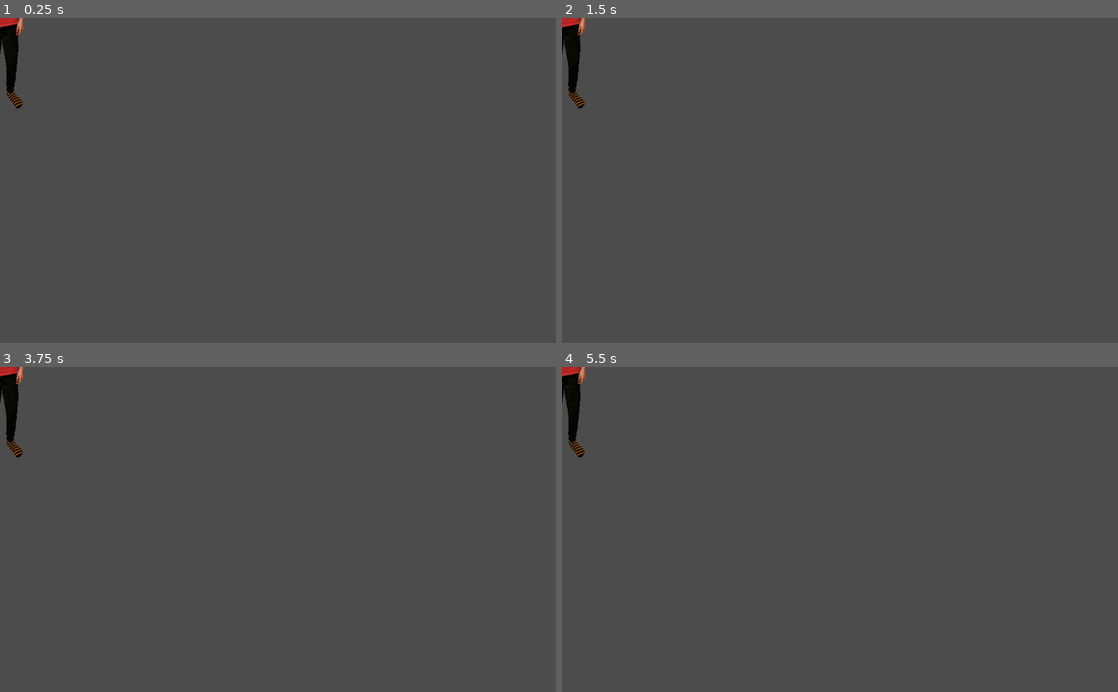
Above: before the commit, frames 1-4 (two rows, left to right).
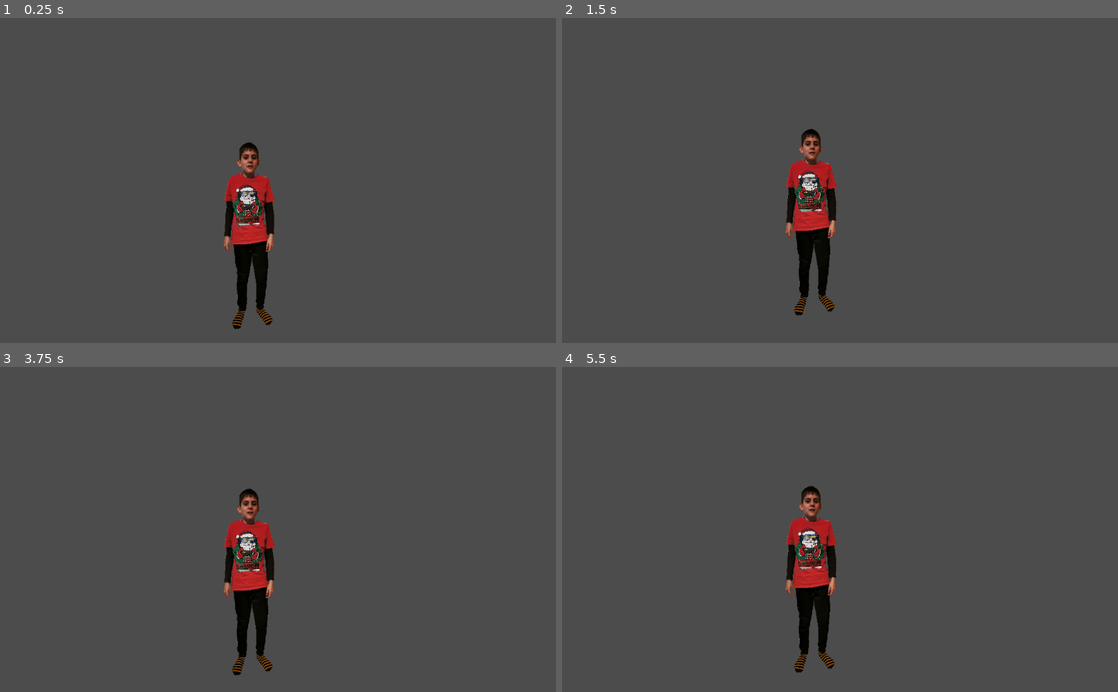
Above: after the commit, the same moments.

Repository: rolika/Deka
Game: Godot game, scene res://BeniPlayer.tscn
Two runs of this game, one before a commit and one after it. Both use one fixed random seed, a clock stepped at 60 frames per second and the inputs below. The project has no main scene, so this scene is started directly.
Inputs:
- Up to frame 1 (0.25 s): no input
- Up to frame 2 (1.5 s): tap Enter at 0.5 s; hold Right (ui_right) 0.53-1.28 s; hold Keypad 8 (ui_head) 0.53-1.28 s; hold Left (ui_left) from 1.28 s (still down); tap Keypad 8 (ui_head) at 1.35 s
- Up to frame 3 (3.75 s): tap Space at 2 s; release Left (ui_left) at 2.03 s; hold Keypad 8 (ui_head) 2.03-2.78 s; hold Right (ui_right) 2.03-3.53 s; tap Keypad 8 (ui_head) at 2.85 s; tap Enter at 3.5 s; hold Left (ui_left) from 3.53 s (still down); hold Keypad 8 (ui_head) from 3.53 s (still down)
- Up to frame 4 (5.5 s): keep holding Left (ui_left); release Keypad 8 (ui_head) at 4.28 s; tap Keypad 8 (ui_head) at 4.35 s; tap Space at 5 s; hold Keypad 8 (ui_head) from 5.03 s (still down)

The runs differ from the first frame. In frame 1, 3.9% of the frame differs, in the area x 0-50%, y 0-96%; in frame 2, 3.9%; in frame 3, 3.9%, in the area x 0-50%, y 0-95%; in frame 4, 3.8%.

Commit message:
player can headkick

Diff:
--- /dev/null
+++ b/BeniPlayer.gd
@@ -0,0 +1,10 @@
+extends Area2D
+
+
+func _ready():
+	self.position.x = 460
+	self.position.y = 400
+
+func _process(_delta):
+	if Input.is_action_pressed("ui_head"):
+		 $AnimationPlayer.play("jump")
--- a/BeniPlayer.tscn
+++ b/BeniPlayer.tscn
@@ -14,6 +14,7 @@
 [ext_resource path="res://art/Beni_leg_left.png" type="Texture" id=12]
 [ext_resource path="res://art/Beni_shin_left.png" type="Texture" id=13]
 [ext_resource path="res://art/Beni_foot_left.png" type="Texture" id=14]
+[ext_resource path="res://BeniPlayer.gd" type="Script" id=15]
 
 [sub_resource type="Animation" id=1]
 length = 0.001
@@ -737,788 +738,60 @@
 "update": 0,
 "values": [ Vector2( 1, 1 ) ]
 }
+tracks/60/type = "value"
+tracks/60/path = NodePath("hip/torso/neck/head/Headracket/CollisionShape2D:position")
+tracks/60/interp = 1
+tracks/60/loop_wrap = true
+tracks/60/imported = false
+tracks/60/enabled = true
+tracks/60/keys = {
+"times": PoolRealArray( 0 ),
+"transitions": PoolRealArray( 1 ),
+"update": 0,
+"values": [ Vector2( 0.840931, -122.521 ) ]
+}
+tracks/61/type = "value"
+tracks/61/path = NodePath("hip/torso/neck/head/Headracket/CollisionShape2D:disabled")
+tracks/61/interp = 1
+tracks/61/loop_wrap = true
+tracks/61/imported = false
+tracks/61/enabled = true
+tracks/61/keys = {
+"times": PoolRealArray( 0 ),
+"transitions": PoolRealArray( 1 ),
+"update": 0,
+"values": [ false ]
+}
 
 [sub_resource type="Animation" id=2]
-resource_name = "idle"
-length = 1.2
-loop = true
+resource_name = "jump"
+length = 0.2
 tracks/0/type = "value"
-tracks/0/path = NodePath("hip/torso:position")
+tracks/0/path = NodePath("hip:position")
 tracks/0/interp = 1
 tracks/0/loop_wrap = true
 tracks/0/imported = false
 tracks/0/enabled = true
 tracks/0/keys = {
-"times": PoolRealArray( 0, 0.3, 0.6, 0.9, 1.2 ),
-"transitions": PoolRealArray( 1, 1, 1, 1, 1 ),
-"update": 0,
-"values": [ Vector2( 18, -303 ), Vector2( 18, -303 ), Vector2( 18, -303 ), Vector2( 18, -303 ), Vector2( 18, -303 ) ]
-}
-tracks/1/type = "value"
-tracks/1/path = NodePath("hip/torso:rotation_degrees")
-tracks/1/interp = 1
-tracks/1/loop_wrap = true
-tracks/1/imported = false
-tracks/1/enabled = true
-tracks/1/keys = {
-"times": PoolRealArray( 0, 0.3, 0.6, 0.9, 1.2 ),
-"transitions": PoolRealArray( 1, 1, 1, 1, 1 ),
-"update": 0,
-"values": [ 3.39971, 12.2804, 3.39971, -6.06261, -2.60599 ]
-}
-tracks/2/type = "value"
-tracks/2/path = NodePath("hip:position")
-tracks/2/interp = 1
-tracks/2/loop_wrap = true
-tracks/2/imported = false
-tracks/2/enabled = true
-tracks/2/keys = {
-"times": PoolRealArray( 0, 0.3, 0.6, 0.9, 1.2 ),
-"transitions": PoolRealArray( 1, 1, 1, 1, 1 ),
-"update": 0,
-"values": [ Vector2( 0, 0 ), Vector2( 0, 0 ), Vector2( 0, 0 ), Vector2( 0, 0 ), Vector2( 0, 0 ) ]
-}
-tracks/3/type = "value"
-tracks/3/path = NodePath("hip:rotation_degrees")
-tracks/3/interp = 1
-tracks/3/loop_wrap = true
-tracks/3/imported = false
-tracks/3/enabled = true
-tracks/3/keys = {
-"times": PoolRealArray( 0, 0.3, 0.6, 0.9, 1.2 ),
-"transitions": PoolRealArray( 1, 1, 1, 1, 1 ),
-"update": 0,
-"values": [ -3.39971, -12.2804, -3.39971, 7.91022, -3.39971 ]
-}
-
-[sub_resource type="Animation" id=3]
-resource_name = "rest"
-tracks/0/type = "value"
-tracks/0/path = NodePath("hip/torso/arm_right/hand_right/end:position")
-tracks/0/interp = 1
-tracks/0/loop_wrap = true
-tracks/0/imported = false
-tracks/0/enabled = true
-tracks/0/keys = {
-"times": PoolRealArray( 0 ),
-"transitions": PoolRealArray( 1 ),
-"update": 0,
-"values": [ Vector2( -42, 679 ) ]
-}
-tracks/1/type = "value"
-tracks/1/path = NodePath("hip/torso/arm_right/hand_right/end:rotation_degrees")
-tracks/1/interp = 1
-tracks/1/loop_wrap = true
-tracks/1/imported = false
-tracks/1/enabled = true
-tracks/1/keys = {
-"times": PoolRealArray( 0 ),
-"transitions": PoolRealArray( 1 ),
-"update": 0,
-"values": [ 0.0 ]
-}
-tracks/2/type = "value"
-tracks/2/path = NodePath("hip/torso/arm_right/hand_right/end:scale")
-tracks/2/interp = 1
-tracks/2/loop_wrap = true
-tracks/2/imported = false
-tracks/2/enabled = true
-tracks/2/keys = {
-"times": PoolRealArray( 0 ),
-"transitions": PoolRealArray( 1 ),
-"update": 0,
-"values": [ Vector2( 1, 1 ) ]
-}
-tracks/3/type = "value"
-tracks/3/path = NodePath("hip/torso/arm_right/hand_right:position")
-tracks/3/interp = 1
-tracks/3/loop_wrap = true
-tracks/3/imported = false
-tracks/3/enabled = true
-tracks/3/keys = {
-"times": PoolRealArray( 0 ),
-"transitions": PoolRealArray( 1 ),
-"update": 0,
-"values": [ Vector2( -214, 565 ) ]
-}
-tracks/4/type = "value"
-tracks/4/path = NodePath("hip/torso/arm_right/hand_right:rotation_degrees")
-tracks/4/interp = 1
-tracks/4/loop_wrap = true
-tracks/4/imported = false
-tracks/4/enabled = true
-tracks/4/keys = {
-"times": PoolRealArray( 0 ),
-"transitions": PoolRealArray( 1 ),
-"update": 0,
-"values": [ -0.596212 ]
-}
-tracks/5/type = "value"
-tracks/5/path = NodePath("hip/torso/arm_right/hand_right:scale")
-tracks/5/interp = 1
-tracks/5/loop_wrap = true
-tracks/5/imported = false
-tracks/5/enabled = true
-tracks/5/keys = {
-"times": PoolRealArray( 0 ),
-"transitions": PoolRealArray( 1 ),
-"update": 0,
-"values": [ Vector2( 1, 1 ) ]
-}
-tracks/6/type = "value"
-tracks/6/path = NodePath("hip/torso/arm_right:position")
-tracks/6/interp = 1
-tracks/6/loop_wrap = true
-tracks/6/imported = false
-tracks/6/enabled = true
-tracks/6/keys = {
-"times": PoolRealArray( 0 ),
-"transitions": PoolRealArray( 1 ),
-"update": 0,
-"values": [ Vector2( -172, -765 ) ]
-}
-tracks/7/type = "value"
-tracks/7/path = NodePath("hip/torso/arm_right:rotation_degrees")
-tracks/7/interp = 1
-tracks/7/loop_wrap = true
-tracks/7/imported = false
-tracks/7/enabled = true
-tracks/7/keys = {
-"times": PoolRealArray( 0 ),
-"transitions": PoolRealArray( 1 ),
-"update": 0,
-"values": [ 0.00595955 ]
-}
-tracks/8/type = "value"
-tracks/8/path = NodePath("hip/torso/arm_right:scale")
-tracks/8/interp = 1
-tracks/8/loop_wrap = true
-tracks/8/imported = false
-tracks/8/enabled = true
-tracks/8/keys = {
-"times": PoolRealArray( 0 ),
-"transitions": PoolRealArray( 1 ),
-"update": 0,
-"values": [ Vector2( 1, 1 ) ]
-}
-tracks/9/type = "value"
-tracks/9/path = NodePath("hip/leg_right/shin_right/foot_right:position")
-tracks/9/interp = 1
-tracks/9/loop_wrap = true
-tracks/9/imported = false
-tracks/9/enabled = true
-tracks/9/keys = {
-"times": PoolRealArray( 0 ),
-"transitions": PoolRealArray( 1 ),
-"update": 0,
-"values": [ Vector2( -49, 720 ) ]
-}
-tracks/10/type = "value"
-tracks/10/path = NodePath("hip/leg_right/shin_right/foot_right:rotation_degrees")
-tracks/10/interp = 1
-tracks/10/loop_wrap = true
-tracks/10/imported = false
-tracks/10/enabled = true
-tracks/10/keys = {
-"times": PoolRealArray( 0 ),
-"transitions": PoolRealArray( 1 ),
-"update": 0,
-"values": [ -2.58795 ]
-}
-tracks/11/type = "value"
-tracks/11/path = NodePath("hip/leg_right/shin_right/foot_right:scale")
-tracks/11/interp = 1
-tracks/11/loop_wrap = true
-tracks/11/imported = false
-tracks/11/enabled = true
-tracks/11/keys = {
-"times": PoolRealArray( 0 ),
-"transitions": PoolRealArray( 1 ),
-"update": 0,
-"values": [ Vector2( 1, 1 ) ]
-}
-tracks/12/type = "value"
-tracks/12/path = NodePath("hip/leg_right/shin_right:position")
-tracks/12/interp = 1
-tracks/12/loop_wrap = true
-tracks/12/imported = false
-tracks/12/enabled = true
-tracks/12/keys = {
-"times": PoolRealArray( 0 ),
-"transitions": PoolRealArray( 1 ),
-"update": 0,
-"values": [ Vector2( 0, 483 ) ]
-}
-tracks/13/type = "value"
-tracks/13/path = NodePath("hip/leg_right/shin_right:rotation_degrees")
-tracks/13/interp = 1
-tracks/13/loop_wrap = true
-tracks/13/imported = false
-tracks/13/enabled = true
-tracks/13/keys = {
-"times": PoolRealArray( 0 ),
-"transitions": PoolRealArray( 1 ),
-"update": 0,
-"values": [ 1.01902 ]
-}
-tracks/14/type = "value"
-tracks/14/path = NodePath("hip/leg_right/shin_right:scale")
-tracks/14/interp = 1
-tracks/14/loop_wrap = true
-tracks/14/imported = false
-tracks/14/enabled = true
-tracks/14/keys = {
-"times": PoolRealArray( 0 ),
-"transitions": PoolRealArray( 1 ),
-"update": 0,
-"values": [ Vector2( 1, 1 ) ]
-}
-tracks/15/type = "value"
-tracks/15/path = NodePath("hip/leg_right:position")
-tracks/15/interp = 1
-tracks/15/loop_wrap = true
-tracks/15/imported = false
-tracks/15/enabled = true
-tracks/15/keys = {
-"times": PoolRealArray( 0 ),
-"transitions": PoolRealArray( 1 ),
-"update": 0,
-"values": [ Vector2( -147, 198 ) ]
-}
-tracks/16/type = "value"
-tracks/16/path = NodePath("hip/leg_right:rotation_degrees")
-tracks/16/interp = 1
-tracks/16/loop_wrap = true
-tracks/16/imported = false
-tracks/16/enabled = true
-tracks/16/keys = {
-"times": PoolRealArray( 0 ),
-"transitions": PoolRealArray( 1 ),
-"update": 0,
-"values": [ 1.65166 ]
-}
-tracks/17/type = "value"
-tracks/17/path = NodePath("hip/leg_right:scale")
-tracks/17/interp = 1
-tracks/17/loop_wrap = true
-tracks/17/imported = false
-tracks/17/enabled = true
-tracks/17/keys = {
-"times": PoolRealArray( 0 ),
-"transitions": PoolRealArray( 1 ),
-"update": 0,
-"values": [ Vector2( 1, 1 ) ]
-}
-tracks/18/type = "value"
-tracks/18/path = NodePath("hip/torso:position")
-tracks/18/interp = 1
-tracks/18/loop_wrap = true
-tracks/18/imported = false
-tracks/18/enabled = true
-tracks/18/keys = {
-"times": PoolRealArray( 0 ),
-"transitions": PoolRealArray( 1 ),
-"update": 0,
-"values": [ Vector2( 18, -303 ) ]
-}
-tracks/19/type = "value"
-tracks/19/path = NodePath("hip/torso:rotation_degrees")
-tracks/19/interp = 1
-tracks/19/loop_wrap = true
-tracks/19/imported = false
-tracks/19/enabled = true
-tracks/19/keys = {
-"times": PoolRealArray( 0 ),
-"transitions": PoolRealArray( 1 ),
-"update": 0,
-"values": [ 3.39971 ]
-}
-tracks/20/type = "value"
-tracks/20/path = NodePath("hip/torso:scale")
-tracks/20/interp = 1
-tracks/20/loop_wrap = true
-tracks/20/imported = false
-tracks/20/enabled = true
-tracks/20/keys = {
-"times": PoolRealArray( 0 ),
-"transitions": PoolRealArray( 1 ),
-"update": 0,
-"values": [ Vector2( 1, 1 ) ]
-}
-tracks/21/type = "value"
-tracks/21/path = NodePath("hip:position")
-tracks/21/interp = 1
-tracks/21/loop_wrap = true
-tracks/21/imported = false
-tracks/21/enabled = true
-tracks/21/keys = {
-"times": PoolRealArray( 0 ),
-"transitions": PoolRealArray( 1 ),
-"update": 0,
-"values": [ Vector2( 0, 0 ) ]
-}
-tracks/22/type = "value"
-tracks/22/path = NodePath("hip:rotation_degrees")
-tracks/22/interp = 1
-tracks/22/loop_wrap = true
-tracks/22/imported = false
-tracks/22/enabled = true
-tracks/22/keys = {
-"times": PoolRealArray( 0 ),
-"transitions": PoolRealArray( 1 ),
-"update": 0,
-"values": [ -3.39971 ]
-}
-tracks/23/type = "value"
-tracks/23/path = NodePath("hip:scale")
-tracks/23/interp = 1
-tracks/23/loop_wrap = true
-tracks/23/imported = false
-tracks/23/enabled = true
-tracks/23/keys = {
-"times": PoolRealArray( 0 ),
-"transitions": PoolRealArray( 1 ),
-"update": 0,
-"values": [ Vector2( 1, 1 ) ]
-}
-tracks/24/type = "value"
-tracks/24/path = NodePath("hip/torso/arm_left/hand_left:position")
-tracks/24/interp = 1
-tracks/24/loop_wrap = true
-tracks/24/imported = false
-tracks/24/enabled = true
-tracks/24/keys = {
-"times": PoolRealArray( 0 ),
-"transitions": PoolRealArray( 1 ),
-"update": 0,
-"values": [ Vector2( 130, 682 ) ]
-}
-tracks/25/type = "value"
-tracks/25/path = NodePath("hip/torso/arm_left/hand_left:rotation_degrees")
-tracks/25/interp = 1
-tracks/25/loop_wrap = true
-tracks/25/imported = false
-tracks/25/enabled = true
-tracks/25/keys = {
-"times": PoolRealArray( 0 ),
-"transitions": PoolRealArray( 1 ),
-"update": 0,
-"values": [ 1.13036 ]
-}
-tracks/26/type = "value"
-tracks/26/path = NodePath("hip/torso/arm_left/hand_left:scale")
-tracks/26/interp = 1
-tracks/26/loop_wrap = true
-tracks/26/imported = false
-tracks/26/enabled = true
-tracks/26/keys = {
-"times": PoolRealArray( 0 ),
-"transitions": PoolRealArray( 1 ),
-"update": 0,
-"values": [ Vector2( 1, 1 ) ]
-}
-tracks/27/type = "value"
-tracks/27/path = NodePath("hip/torso/arm_left:position")
-tracks/27/interp = 1
-tracks/27/loop_wrap = true
-tracks/27/imported = false
-tracks/27/enabled = true
-tracks/27/keys = {
-"times": PoolRealArray( 0 ),
-"transitions": PoolRealArray( 1 ),
-"update": 0,
-"values": [ Vector2( 227, -754 ) ]
-}
-tracks/28/type = "value"
-tracks/28/path = NodePath("hip/torso/arm_left:rotation_degrees")
-tracks/28/interp = 1
-tracks/28/loop_wrap = true
-tracks/28/imported = false
-tracks/28/enabled = true
-tracks/28/keys = {
-"times": PoolRealArray( 0 ),
-"transitions": PoolRealArray( 1 ),
-"update": 0,
-"values": [ -1.13036 ]
-}
-tracks/29/type = "value"
-tracks/29/path = NodePath("hip/torso/arm_left:scale")
-tracks/29/interp = 1
-tracks/29/loop_wrap = true
-tracks/29/imported = false
-tracks/29/enabled = true
-tracks/29/keys = {
-"times": PoolRealArray( 0 ),
-"transitions": PoolRealArray( 1 ),
-"update": 0,
-"values": [ Vector2( 1, 1 ) ]
-}
-tracks/30/type = "value"
-tracks/30/path = NodePath("hip/leg_left/shin_left:position")
-tracks/30/interp = 1
-tracks/30/loop_wrap = true
-tracks/30/imported = false
-tracks/30/enabled = true
-tracks/30/keys = {
-"times": PoolRealArray( 0 ),
-"transitions": PoolRealArray( 1 ),
-"update": 0,
-"values": [ Vector2( -9, 539 ) ]
-}
-tracks/31/type = "value"
-tracks/31/path = NodePath("hip/leg_left/shin_left:rotation_degrees")
-tracks/31/interp = 1
-tracks/31/loop_wrap = true
-tracks/31/imported = false
-tracks/31/enabled = true
-tracks/31/keys = {
-"times": PoolRealArray( 0 ),
-"transitions": PoolRealArray( 1 ),
-"update": 0,
-"values": [ 7.23303 ]
-}
-tracks/32/type = "value"
-tracks/32/path = NodePath("hip/leg_left/shin_left:scale")
-tracks/32/interp = 1
-tracks/32/loop_wrap = true
-tracks/32/imported = false
-tracks/32/enabled = true
-tracks/32/keys = {
-"times": PoolRealArray( 0 ),
-"transitions": PoolRealArray( 1 ),
-"update": 0,
-"values": [ Vector2( 1, 1 ) ]
-}
-tracks/33/type = "value"
-tracks/33/path = NodePath("hip/leg_left:position")
-tracks/33/interp = 1
-tracks/33/loop_wrap = true
-tracks/33/imported = false
-tracks/33/enabled = true
-tracks/33/keys = {
-"times": PoolRealArray( 0 ),
-"transitions": PoolRealArray( 1 ),
-"update": 0,
-"values": [ Vector2( 155, 176 ) ]
-}
-tracks/34/type = "value"
-tracks/34/path = NodePath("hip/leg_left:rotation_degrees")
-tracks/34/interp = 1
-tracks/34/loop_wrap = true
-tracks/34/imported = false
-tracks/34/enabled = true
-tracks/34/keys = {
-"times": PoolRealArray( 0 ),
-"transitions": PoolRealArray( 1 ),
-"update": 0,
-"values": [ -2.29042 ]
-}
-tracks/35/type = "value"
-tracks/35/path = NodePath("hip/leg_left:scale")
-tracks/35/interp = 1
-tracks/35/loop_wrap = true
-tracks/35/imported = false
-tracks/35/enabled = true
-tracks/35/keys = {
-"times": PoolRealArray( 0 ),
-"transitions": PoolRealArray( 1 ),
-"update": 0,
-"values": [ Vector2( 1, 1 ) ]
-}
-tracks/36/type = "value"
-tracks/36/path = NodePath(".:position")
-tracks/36/interp = 1
-tracks/36/loop_wrap = true
-tracks/36/imported = false
-tracks/36/enabled = true
-tracks/36/keys = {
-"times": PoolRealArray( 0 ),
-"transitions": PoolRealArray( 1 ),
-"update": 0,
-"values": [ Vector2( 0, 0 ) ]
-}
-tracks/37/type = "value"
-tracks/37/path = NodePath(".:rotation_degrees")
-tracks/37/interp = 1
-tracks/37/loop_wrap = true
-tracks/37/imported = false
-tracks/37/enabled = true
-tracks/37/keys = {
-"times": PoolRealArray( 0 ),
-"transitions": PoolRealArray( 1 ),
-"update": 0,
-"values": [ 0.0 ]
-}
-tracks/38/type = "value"
-tracks/38/path = NodePath(".:scale")
-tracks/38/interp = 1
-tracks/38/loop_wrap = true
-tracks/38/imported = false
-tracks/38/enabled = true
-tracks/38/keys = {
-"times": PoolRealArray( 0 ),
-"transitions": PoolRealArray( 1 ),
-"update": 0,
-"values": [ Vector2( 0.1, 0.1 ) ]
-}
-tracks/39/type = "value"
-tracks/39/path = NodePath("hip/leg_right/shin_right/foot_right/end:position")
-tracks/39/interp = 1
-tracks/39/loop_wrap = true
-tracks/39/imported = false
-tracks/39/enabled = true
-tracks/39/keys = {
-"times": PoolRealArray( 0 ),
-"transitions": PoolRealArray( 1 ),
-"update": 0,
-"values": [ Vector2( -117, 282 ) ]
-}
-tracks/40/type = "value"
-tracks/40/path = NodePath("hip/leg_right/shin_right/foot_right/end:rotation_degrees")
-tracks/40/interp = 1
-tracks/40/loop_wrap = true
-tracks/40/imported = false
-tracks/40/enabled = true
-tracks/40/keys = {
-"times": PoolRealArray( 0 ),
-"transitions": PoolRealArray( 1 ),
-"update": 0,
-"values": [ -9.49489 ]
-}
-tracks/41/type = "value"
-tracks/41/path = NodePath("hip/leg_right/shin_right/foot_right/end:scale")
-tracks/41/interp = 1
-tracks/41/loop_wrap = true
-tracks/41/imported = false
-tracks/41/enabled = true
-tracks/41/keys = {
-"times": PoolRealArray( 0 ),
-"transitions": PoolRealArray( 1 ),
-"update": 0,
-"values": [ Vector2( 1, 1 ) ]
-}
-tracks/42/type = "value"
-tracks/42/path = NodePath("hip/torso/neck/head:position")
-tracks/42/interp = 1
-tracks/42/loop_wrap = true
-tracks/42/imported = false
-tracks/42/enabled = true
-tracks/42/keys = {
-"times": PoolRealArray( 0 ),
-"transitions": PoolRealArray( 1 ),
-"update": 0,
-"values": [ Vector2( 0, -346 ) ]
-}
-tracks/43/type = "value"
-tracks/43/path = NodePath("hip/torso/neck/head:rotation_degrees")
-tracks/43/interp = 1
-tracks/43/loop_wrap = true
-tracks/43/imported = false
-tracks/43/enabled = true
-tracks/43/keys = {
-"times": PoolRealArray( 0 ),
-"transitions": PoolRealArray( 1 ),
-"update": 0,
-"values": [ -1.01996 ]
-}
-tracks/44/type = "value"
-tracks/44/path = NodePath("hip/torso/neck/head:scale")
-tracks/44/interp = 1
-tracks/44/loop_wrap = true
-tracks/44/imported = false
-tracks/44/enabled = true
-tracks/44/keys = {
-"times": PoolRealArray( 0 ),
-"transitions": PoolRealArray( 1 ),
-"update": 0,
-"values": [ Vector2( 1, 1 ) ]
-}
-tracks/45/type = "value"
-tracks/45/path = NodePath("hip/torso/neck:position")
-tracks/45/interp = 1
-tracks/45/loop_wrap = true
-tracks/45/imported = false
-tracks/45/enabled = true
-tracks/45/keys = {
-"times": PoolRealArray( 0 ),
-"transitions": PoolRealArray( 1 ),
-"update": 0,
-"values": [ Vector2( -27, -768 ) ]
-}
-tracks/46/type = "value"
-tracks/46/path = NodePath("hip/torso/neck:rotation_degrees")
-tracks/46/interp = 1
-tracks/46/loop_wrap = true
-tracks/46/imported = false
-tracks/46/enabled = true
-tracks/46/keys = {
-"times": PoolRealArray( 0 ),
-"transitions": PoolRealArray( 1 ),
-"update": 0,
-"values": [ 1.01996 ]
-}
-tracks/47/type = "value"
-tracks/47/path = NodePath("hip/torso/neck:scale")
-tracks/47/interp = 1
-tracks/47/loop_wrap = true
-tracks/47/imported = false
-tracks/47/enabled = true
-tracks/47/keys = {
-"times": PoolRealArray( 0 ),
-"transitions": PoolRealArray( 1 ),
-"update": 0,
-"values": [ Vector2( 1, 1 ) ]
-}
-tracks/48/type = "value"
-tracks/48/path = NodePath("hip/torso/arm_left/hand_left/end:position")
-tracks/48/interp = 1
-tracks/48/loop_wrap = true
-tracks/48/imported = false
-tracks/48/enabled = true
-tracks/48/keys = {
-"times": PoolRealArray( 0 ),
-"transitions": PoolRealArray( 1 ),
-"update": 0,
-"values": [ Vector2( 25, 538 ) ]
-}
-tracks/49/type = "value"
-tracks/49/path = NodePath("hip/torso/arm_left/hand_left/end:rotation_degrees")
-tracks/49/interp = 1
-tracks/49/loop_wrap = true
-tracks/49/imported = false
-tracks/49/enabled = true
-tracks/49/keys = {
-"times": PoolRealArray( 0 ),
-"transitions": PoolRealArray( 1 ),
-"update": 0,
-"values": [ 0.0 ]
-}
-tracks/50/type = "value"
-tracks/50/path = NodePath("hip/torso/arm_left/hand_left/end:scale")
-tracks/50/interp = 1
-tracks/50/loop_wrap = true
-tracks/50/imported = false
-tracks/50/enabled = true
-tracks/50/keys = {
-"times": PoolRealArray( 0 ),
-"transitions": PoolRealArray( 1 ),
-"update": 0,
-"values": [ Vector2( 1, 1 ) ]
-}
-tracks/51/type = "value"
-tracks/51/path = NodePath("hip/leg_left/shin_left/foot_left:position")
-tracks/51/interp = 1
-tracks/51/loop_wrap = true
-tracks/51/imported = false
-tracks/51/enabled = true
-tracks/51/keys = {
-"times": PoolRealArray( 0 ),
-"transitions": PoolRealArray( 1 ),
-"update": 0,
-"values": [ Vector2( 35, 668 ) ]
-}
-tracks/52/type = "value"
-tracks/52/path = NodePath("hip/leg_left/shin_left/foot_left:rotation_degrees")
-tracks/52/interp = 1
-tracks/52/loop_wrap = true
-tracks/52/imported = false
-tracks/52/enabled = true
-tracks/52/keys = {
-"times": PoolRealArray( 0 ),
-"transitions": PoolRealArray( 1 ),
-"update": 0,
-"values": [ -4.66264 ]
-}
-tracks/53/type = "value"
-tracks/53/path = NodePath("hip/leg_left/shin_left/foot_left:scale")
-tracks/53/interp = 1
-tracks/53/loop_wrap = true
-tracks/53/imported = false
-tracks/53/enabled = true
-tracks/53/keys = {
-"times": PoolRealArray( 0 ),
-"transitions": PoolRealArray( 1 ),
-"update": 0,
-"values": [ Vector2( 1, 1 ) ]
-}
-tracks/54/type = "value"
-tracks/54/path = NodePath("hip/torso/neck/head/end:position")
-tracks/54/interp = 1
-tracks/54/loop_wrap = true
-tracks/54/imported = false
-tracks/54/enabled = true
-tracks/54/keys = {
-"times": PoolRealArray( 0 ),
-"transitions": PoolRealArray( 1 ),
-"update": 0,
-"values": [ Vector2( 18, -263 ) ]
-}
-tracks/55/type = "value"
-tracks/55/path = NodePath("hip/torso/neck/head/end:rotation_degrees")
-tracks/55/interp = 1
-tracks/55/loop_wrap = true
-tracks/55/imported = false
-tracks/55/enabled = true
-tracks/55/keys = {
-"times": PoolRealArray( 0 ),
-"transitions": PoolRealArray( 1 ),
-"update": 0,
-"values": [ 0.0 ]
-}
-tracks/56/type = "value"
-tracks/56/path = NodePath("hip/torso/neck/head/end:scale")
-tracks/56/interp = 1
-tracks/56/loop_wrap = true
-tracks/56/imported = false
-tracks/56/enabled = true
-tracks/56/keys = {
-"times": PoolRealArray( 0 ),
-"transitions": PoolRealArray( 1 ),
-"update": 0,
-"values": [ Vector2( 1, 1 ) ]
-}
-tracks/57/type = "value"
-tracks/57/path = NodePath("hip/leg_left/shin_left/foot_left/end:position")
-tracks/57/interp = 1
-tracks/57/loop_wrap = true
-tracks/57/imported = false
-tracks/57/enabled = true
-tracks/57/keys = {
-"times": PoolRealArray( 0 ),
-"transitions": PoolRealArray( 1 ),
-"update": 0,
-"values": [ Vector2( 109, 266 ) ]
-}
-tracks/58/type = "value"
-tracks/58/path = NodePath("hip/leg_left/shin_left/foot_left/end:rotation_degrees")
-tracks/58/interp = 1
-tracks/58/loop_wrap = true
-tracks/58/imported = false
-tracks/58/enabled = true
-tracks/58/keys = {
-"times": PoolRealArray( 0 ),
-"transitions": PoolRealArray( 1 ),
-"update": 0,
-"values": [ 0.0 ]
-}
-tracks/59/type = "value"
-tracks/59/path = NodePath("hip/leg_left/shin_left/foot_left/end:scale")
-tracks/59/interp = 1
-tracks/59/loop_wrap = true
-tracks/59/imported = false
-tracks/59/enabled = true
-tracks/59/keys = {
-"times": PoolRealArray( 0 ),
-"transitions": PoolRealArray( 1 ),
-"update": 0,
-"values": [ Vector2( 1, 1 ) ]
-}
-
-[node name="BeniPlayer" type="Node2D"]
+"times": PoolRealArray( 0, 0.1, 0.2 ),
+"transitions": PoolRealArray( 1, 1, 1 ),
+"update": 0,
+"values": [ Vector2( 0, 0 ), Vector2( 0, -300 ), Vector2( 0, 0 ) ]
+}
+
+[sub_resource type="CircleShape2D" id=3]
+radius = 160.0
+
+[node name="BeniPlayer" type="Area2D"]
 scale = Vector2( 0.1, 0.1 )
+script = ExtResource( 15 )
+
+[node name="AnimationPlayer" type="AnimationPlayer" parent="."]
+anims/RESET = SubResource( 1 )
+anims/jump = SubResource( 2 )
 
 [node name="hip" type="Sprite" parent="."]
-rotation = -0.0593362
+rotation = -0.0593361
 texture = ExtResource( 1 )
 __meta__ = {
 "_edit_bone_": true,
@@ -1527,7 +800,7 @@
 
 [node name="leg_left" type="Sprite" parent="hip"]
 position = Vector2( 155, 176 )
-rotation = -0.0399753
+rotation = -0.0399754
 texture = ExtResource( 12 )
 offset = Vector2( 0, 252 )
 __meta__ = {
@@ -1546,7 +819,7 @@
 
 [node name="foot_left" type="Sprite" parent="hip/leg_left/shin_left"]
 position = Vector2( 35, 668 )
-rotation = -0.0813783
+rotation = -0.0813784
 texture = ExtResource( 14 )
 offset = Vector2( 39, 136 )
 __meta__ = {
@@ -1571,7 +844,7 @@
 
 [node name="shin_right" type="Sprite" parent="hip/leg_right"]
 position = Vector2( 0, 483 )
-rotation = 0.0177852
+rotation = 0.0177853
 texture = ExtResource( 8 )
 offset = Vector2( 0, 334 )
 __meta__ = {
@@ -1596,7 +869,7 @@
 
 [node name="torso" type="Sprite" parent="hip"]
 position = Vector2( 18, -303 )
-rotation = 0.0593362
+rotation = 0.0593361
 texture = ExtResource( 2 )
 offset = Vector2( -28, -334 )
 __meta__ = {
@@ -1655,7 +928,7 @@
 
 [node name="neck" type="Sprite" parent="hip/torso"]
 position = Vector2( -27, -768 )
-rotation = 0.0178016
+rotation = 0.0178017
 texture = ExtResource( 7 )
 offset = Vector2( 0, -56 )
 __meta__ = {
@@ -1665,7 +938,7 @@
 
 [node name="head" type="Sprite" parent="hip/torso/neck"]
 position = Vector2( 0, -346 )
-rotation = -0.0178016
+rotation = -0.0178017
 texture = ExtResource( 9 )
 __meta__ = {
 "_edit_bone_": true
@@ -1677,7 +950,9 @@
 "_edit_bone_": true
 }
 
-[node name="AnimationPlayer" type="AnimationPlayer" parent="."]
-anims/RESET = SubResource( 1 )
-anims/idle = SubResource( 2 )
-anims/rest = SubResource( 3 )
+[node name="Headracket" type="KinematicBody2D" parent="hip/torso/neck/head"]
+
+[node name="CollisionShape2D" type="CollisionShape2D" parent="hip/torso/neck/head/Headracket"]
+position = Vector2( 0.840931, -122.521 )
+shape = SubResource( 3 )
+one_way_collision = true
--- /dev/null
+++ b/TestBeniPlayer.tscn
@@ -0,0 +1,14 @@
+[gd_scene load_steps=3 format=2]
+
+[ext_resource path="res://BeniPlayer.tscn" type="PackedScene" id=2]
+[ext_resource path="res://Ball.tscn" type="PackedScene" id=3]
+
+[node name="Node2D" type="Node2D"]
+
+[node name="BeniPlayer" parent="." instance=ExtResource( 2 )]
+__meta__ = {
+"_edit_group_": true
+}
+
+[node name="Ball" parent="." instance=ExtResource( 3 )]
+position = Vector2( 448, 39 )
Not shown: 1 places in BeniPlayer.tscn that only renumber resources
